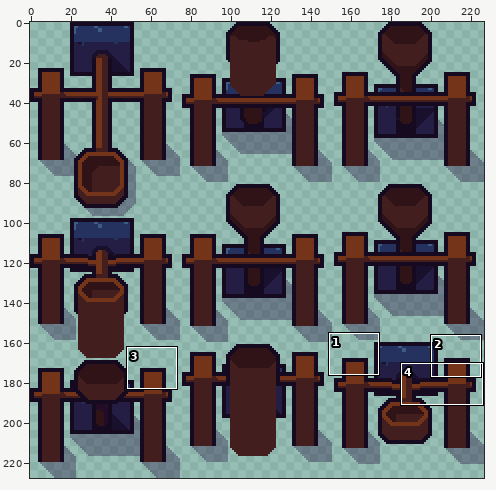
Sprite sheet, stored at res/img/catapult.png. The first picture is a wide view before the edit; the outline marks the close-up.
Close-up. Earlier state:
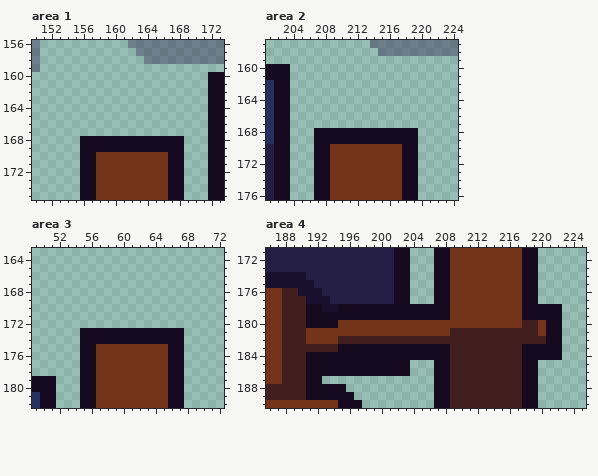
The file is 227x228 pixels. Shown: area 1: x 150..173, y 156..175; area 2: x 201..224, y 157..176; area 3: x 49..72, y 163..182; area 4: x 186..225, y 171..190. The commit also changed other parts of the picture, which this record leaves out.
The result:
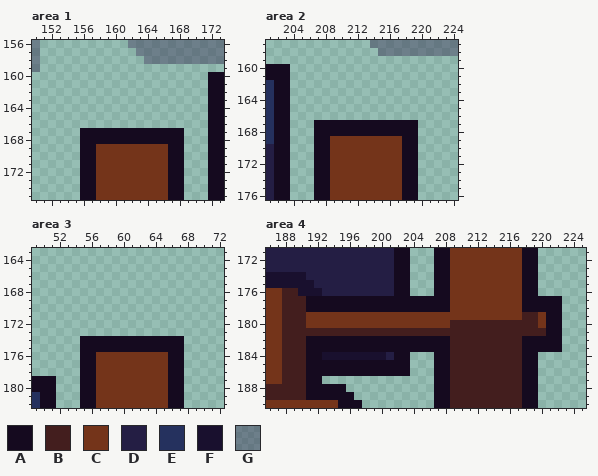
Palette (. is transparent): A #150a1f  B #431e1e  C #74341a  D #241e44  E #25315e  F #19102e  G #29194561
The exact change:
Area 1:
The author put colour A in row 167 at x 156 to 168.
Colour A becomes colour C in row 169 at x 158 to 166.
Area 2:
The author put colour A in row 167 at x 207 to 219.
Colour A becomes colour C in row 169 at x 209 to 217.
Area 3:
Colour C becomes colour A in row 175 at x 57 to 65.
The edit erases colour A in row 173 at x 55 to 67.
Area 4:
The author put colour A in row 177 at x 204 to 206 and 220 to 222.
Colour B becomes colour A in row 182 at x 195 to 208 and 218 to 220; in row 183 at x 191 to 194.
Colour C becomes colour A in row 182 at x 191 to 194.
Colour D becomes colour A in row 177 at x 194 to 201.
Colour F becomes colour A in row 177 at x 191 to 193; in row 178 at x 193 to 194.
Colour A becomes colour B in row 179 at x 218 to 219.
Colour C becomes colour B in row 180 at x 209 to 217; in row 181 at x 191 to 208 and 220.
Colour A becomes colour C in row 179 at x 191 to 208 and 220; in row 180 at x 191 to 194.
Colour A becomes colour D in row 184 at x 201.
Colour A becomes colour F in row 184 at x 193 to 200.
The edit erases colour A in row 184 at x 204 to 206 and 220 to 222.
Where, in picture pixels (left, top, right, bottom), the same in both close-ups:
changed: (80, 128, 184, 152)
changed: (314, 120, 418, 144)
changed: (80, 328, 184, 352)
changed: (306, 296, 562, 360)
